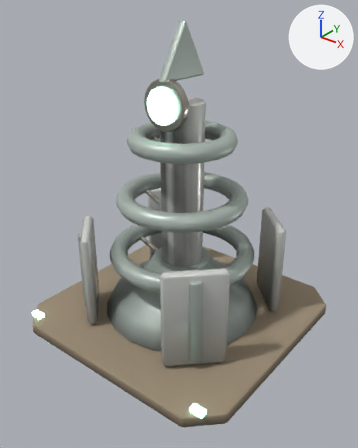
Before and after pictures for a commit that changed the glTF model github-io/public/models/pylon.glb.
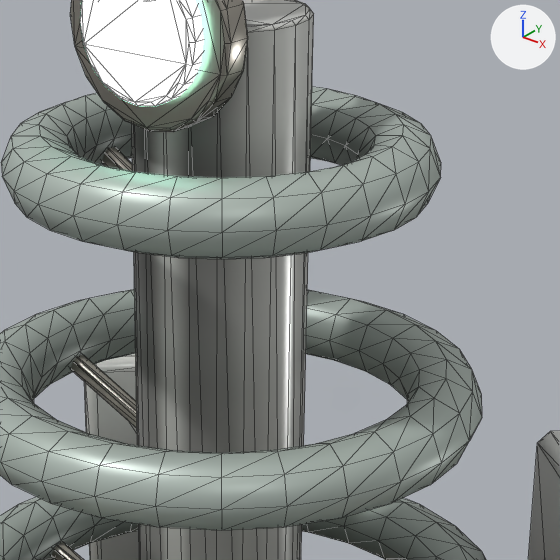
Old and new are each drawn whole from a 50 mm lens placed at (4.27, -5.41, 5.01), pointed at (0.11, -0.22, 1.79) and again close up on the part from 35% to 75% of the width and 22% to 54% of the height. The lights are fixed; the arrows at upper right show +X, +Y and +Z. The last two pictures show the newer version. The close-ups show mesh edges as thin lines.

In view in the first close-up: 'Eye_rim.001', 'Orbit_rings', 'Ring_braces', 'Single_eye.001', 'Spine', 'Tower_shields'.
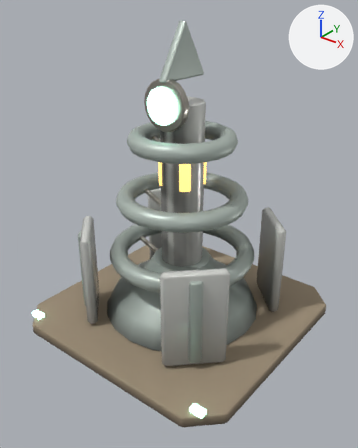
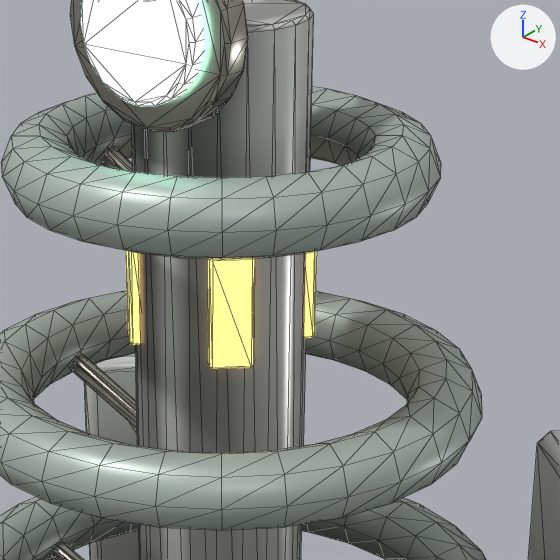
Location of each change, (x1, y1, x2, y2) in pixels of the close-ups (560 x 560 px):
'Spine_windows', added
    after: (126, 251, 317, 369)

What changed in the scene script:
```text
Add mat_window:
    mat_window = bpy.data.materials.new('Window')
    # nodes: BsdfPrincipled, Mix, OutputMaterial, VertexColor
    # colours: orange #ffcf7a, mixed with the vertex colours
Add me_spine_windows:
    me_spine_windows.from_pydata(...)  # 96 vertices, 176 faces; spans x -0.293..0.293, y -0.293..0.293, z 2.34..2.76
    me_spine_windows.materials.append(mat_window)
Add ob_spine_windows:
    ob_spine_windows = bpy.data.objects.new('Spine_windows', me_spine_windows)
    ob_spine_windows.location = (0.0, 0.0, 0.0)
```
